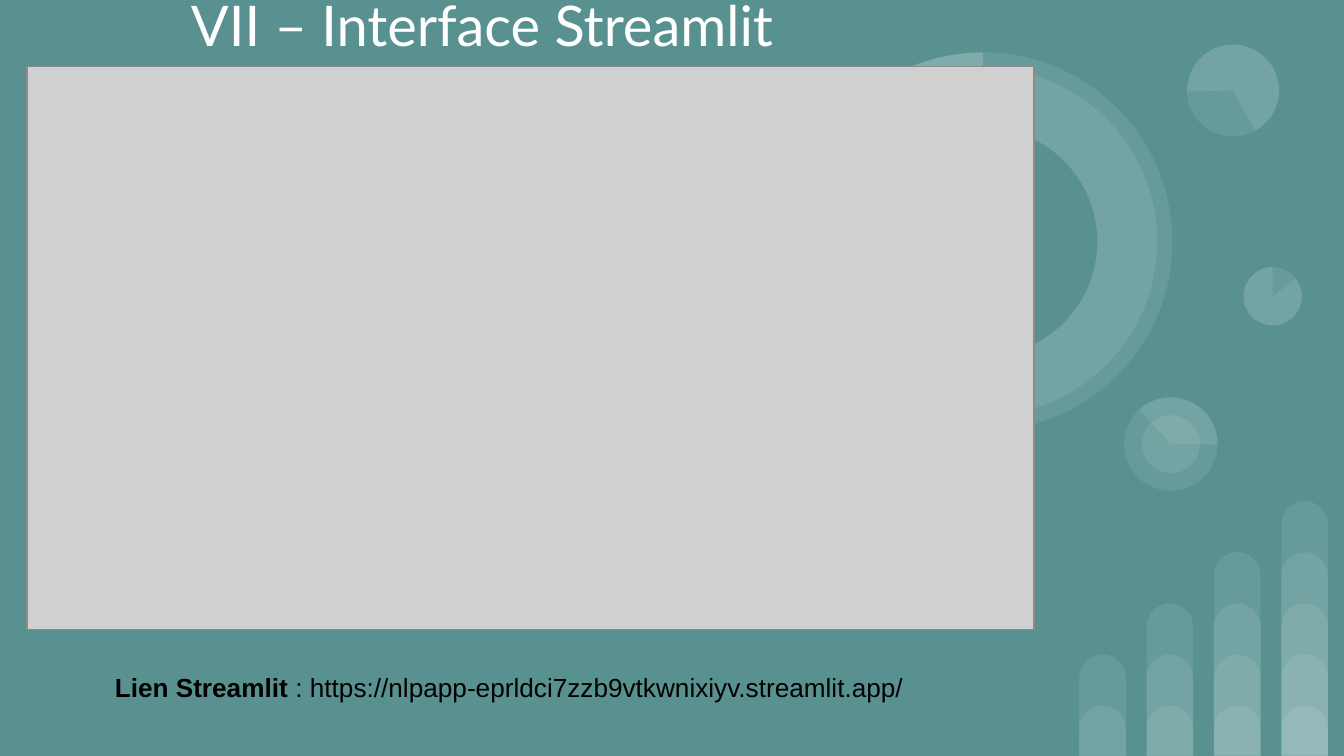
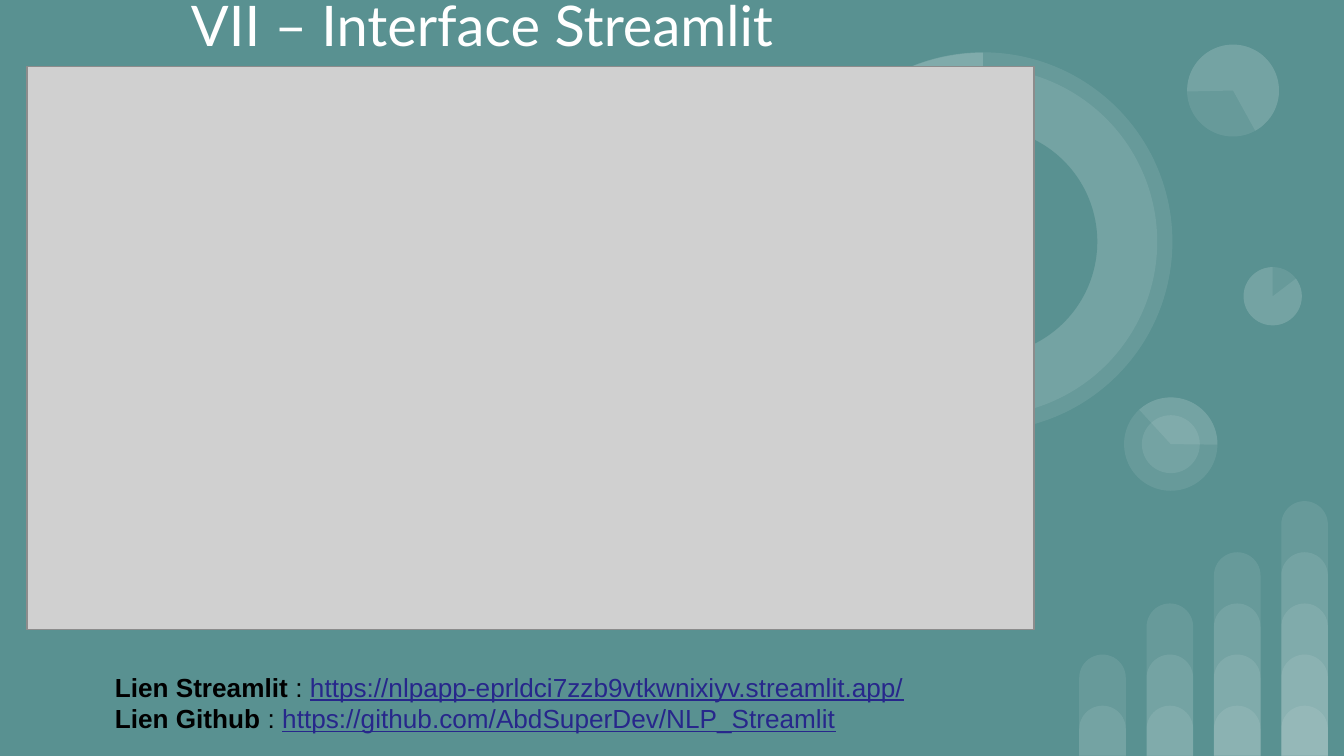
Before and after one commit to AbdSuperDev/NLP_Streamlit, a slide deck: slide 9 of presentation_nlp.pptx. Drawn at 1344x756 pixels with LibreOffice and Linux fonts; fonts in the diff are those of the drawing; grey boxes stand for pictures. Boxes give left, top, right and bottom in pixels: in the first picture for what was removed or moved away, otherwise in the second. Text is boxed around its words. In the diff, an @@ line names an element or a change of style, - is before the commit and + after.

```diff
--- a/presentation_nlp.pptx
+++ b/presentation_nlp.pptx
@@ text at box(115, 678, 903, 702): text colour #000000 to #27278B, underline on in "https://nlpapp-eprldci7zzb9vtkwnixiyv.streamlit.app/" @@
@@ text at box(115, 709, 835, 734): paragraph added @@
+Lien Github : https://github.com/AbdSuperDev/NLP_Streamlit
```
